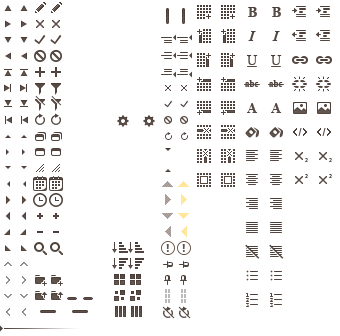
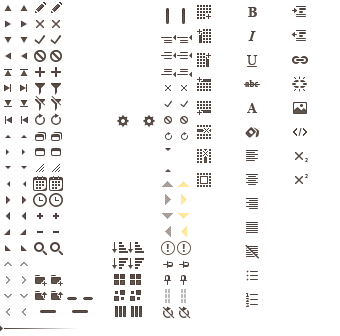
Layered file, before and after one edit (340 × 336). Changes by layer:
pixels changed over <box>221,5,332,307</box> (layer not identified)
